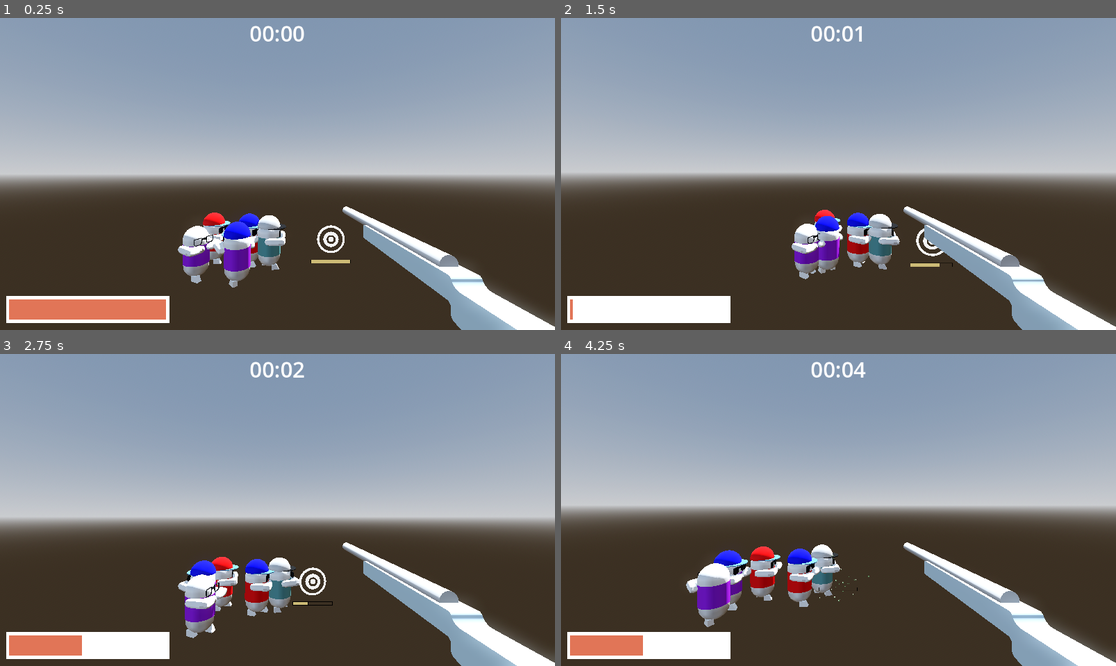
Above: before the commit, frames 1-4 (two rows, left to right).
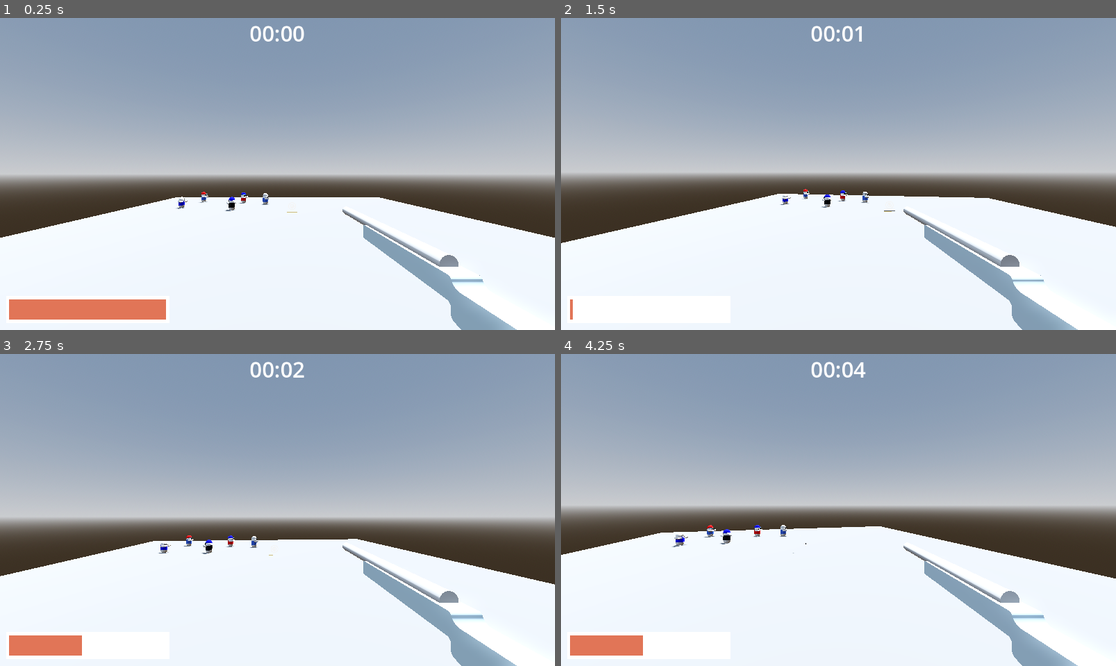
Above: after the commit, the same moments.

Repository: DataRange/game-jam-prep
Game: Godot game, scene res://Scenes/world.tscn
The game is run twice, just before and just after one commit, with the same random seed, the same clock (stepped at 60 frames per second) and the same inputs.
Inputs (mouse positions are in pixels of both pictures, inside the frame that each line leads up to):
- Up to frame 1 (0.25 s): no input
- Up to frame 2 (1.5 s): move the mouse to (866, 174) at 0.52 s; press the mouse at (866, 174) at 0.53 s; move the mouse to (810, 174) at 1.27 s; release the mouse at (810, 174) at 1.28 s; right-click (810, 174) at 1.35 s
- Up to frame 3 (2.75 s): move the mouse to (288, 503) at 2.02 s; press the mouse at (288, 503) at 2.03 s
- Up to frame 4 (4.25 s): move the mouse to (832, 516) at 2.77 s; release the mouse at (832, 516) at 2.78 s; right-click (832, 516) at 2.85 s; move the mouse to (877, 513) at 3.52 s; press the mouse at (877, 513) at 3.53 s

The runs differ from the first frame. In frame 1, 31% of the frame differs, in the area x 0-100%, y 55-100%; in frame 2, 32%; in frame 3, 29%; in frame 4, 33%, in the area x 0-100%, y 54-100%.

Commit message:
adjusted world

Diff:
--- a/Scenes/world.tscn
+++ b/Scenes/world.tscn
@@ -16,6 +16,11 @@
 tonemap_mode = 2
 glow_enabled = true
 
+[sub_resource type="StandardMaterial3D" id="StandardMaterial3D_go701"]
+albedo_color = Color(0.588235, 0.588235, 0.588235, 1)
+
+[sub_resource type="BoxShape3D" id="BoxShape3D_go701"]
+
 [node name="World" type="Node3D"]
 script = ExtResource("1_5a7ea")
 numCharacter = 5
@@ -28,4 +33,14 @@
 shadow_enabled = true
 
 [node name="Player" parent="." instance=ExtResource("1_a02cp")]
-transform = Transform3D(1, 0, 0, 0, 1, 0, 0, 0, 1, 0, 8.29031, 12.3667)
+transform = Transform3D(1, 0, 0, 0, 1, 0, 0, 0, 1, 0, 12, 50)
+
+[node name="Floor" type="CSGBox3D" parent="."]
+size = Vector3(100, 1, 100)
+material = SubResource("StandardMaterial3D_go701")
+
+[node name="Assasin Safehouse" type="StaticBody3D" parent="."]
+transform = Transform3D(1, 0, 0, 0, 1, 0, 0, 0, 1, 0, 12, 50)
+
+[node name="StaticBody3D" type="CollisionShape3D" parent="Assasin Safehouse"]
+shape = SubResource("BoxShape3D_go701")
--- a/Scripts/character.gd
+++ b/Scripts/character.gd
@@ -22,7 +22,7 @@
 var eyeWearSpecs: Array[String] = ["Sunglasses", "Glasses"]
 var eyeWear: int = randi_range(0, len(eyeWearSpecs))
 
-var shirtColors: Array[Color] = [Color.RED, Color.BLUE, Color.GREEN, Color.PURPLE, Color.BLACK, Color.CADET_BLUE]
+var shirtColors: Array[Color] = [Color.RED, Color.BLUE, Color.MAGENTA, Color.BLACK, Color.ROYAL_BLUE]
 
 func _ready() -> void:
 
@@ -79,6 +79,5 @@
 	if area.is_in_group("bullet"):
 
 		deathExplosion.restart()
-		area.queue_free()
 		dead = true
 		hitAngle = area.rotation.y
--- a/Scripts/world.gd
+++ b/Scripts/world.gd
@@ -17,8 +17,8 @@
 		var numSetpoints = randi_range(2, 5)
 		for j in range(numSetpoints):
 
-			var randX = randf_range(-8.0, 8.0)
-			var randZ = randf_range(0, -8.0)
+			var randX = randf_range(-40.0, 40.0)
+			var randZ = randf_range(0, -40.0)
 			newCharacter.setpoints.append(Vector3(randX, 0.2, randZ))
 
 		newCharacter.position = newCharacter.setpoints[0]
Not shown: 1 places in Scenes/world.tscn that only renumber resources
